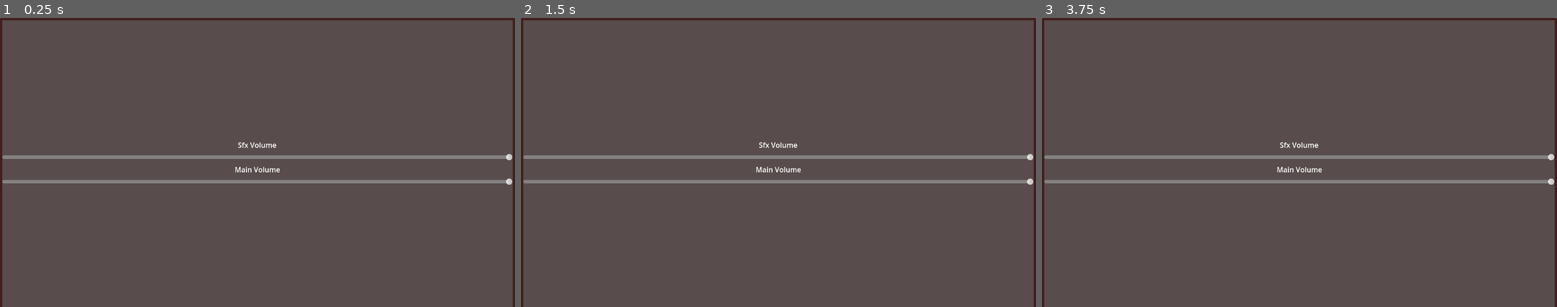
Above: before the commit, frames 1-3 (left to right).
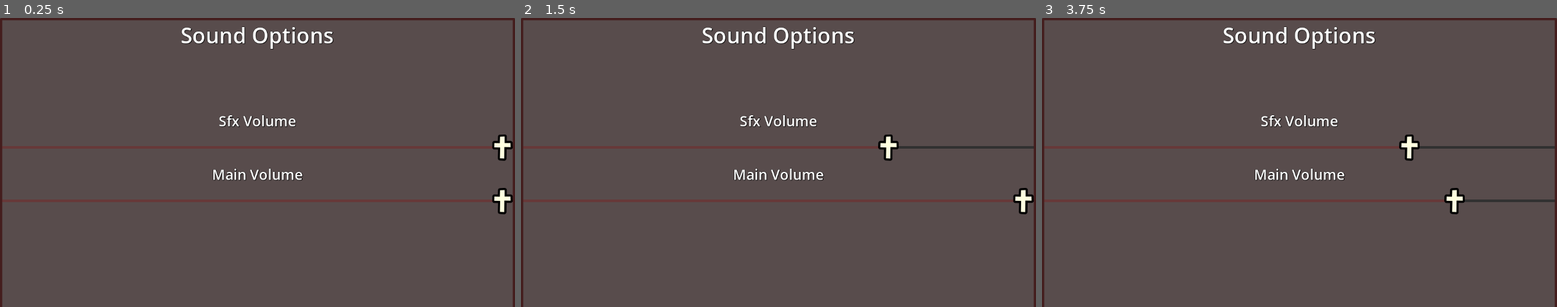
Above: after the commit, the same moments.

Repository: Jerrylikesgreen/-la-Santa-Compa-a
Game: Godot game, scene res://Scenes/sound_options.tscn
Two runs of this game, one before a commit and one after it. Both use one fixed random seed, a clock stepped at 60 frames per second and the inputs below. The project has no main scene, so this scene is started directly.
Inputs (mouse positions are in pixels of both pictures, inside the frame that each line leads up to):
- Up to frame 1 (0.25 s): no input
- Up to frame 2 (1.5 s): tap Enter at 0.5 s; move the mouse to (891, 148) at 0.52 s; hold D (Right) 0.53-1.28 s; click (891, 148) at 0.6 s; tap Space at 1.25 s; move the mouse to (675, 176) at 1.27 s; hold S (Down) from 1.28 s (still down); click (675, 176) at 1.35 s
- Up to frame 3 (3.75 s): tap Enter at 2, 3.5 s; move the mouse to (1351, 98) at 2.02 s; release S (Down) at 2.03 s; hold D (Right) 2.03-2.78 s; click (1351, 98) at 2.1 s; tap Space at 2.75 s; move the mouse to (1273, 220) at 2.77 s; hold W (Up) 2.78-3.53 s; click (1273, 220) at 2.85 s; move the mouse to (1454, 205) at 3.52 s; hold A (Left) from 3.53 s (still down); click (1454, 205) at 3.6 s

The runs differ from the first frame. In frame 1, 4.4% of the frame differs, in the area x 0-100%, y 2-68%; in frame 2, 4.6%; in frame 3, 4.8%.

Commit message:
Add label themes and update sound options UI
Introduced new LabelSettings resources for header and sound option labels. Updated sound_options_theme.tres to enhance HSlider styling and added icon resources. Modified sound_options.tscn to apply new label themes and added a header label for improved UI consistency.

Diff:
--- /dev/null
+++ b/Resources/header.tres
@@ -0,0 +1,8 @@
+[gd_resource type="LabelSettings" format=3 uid="uid://bk2q64u07euvr"]
+
+[resource]
+font_size = 48
+outline_size = 2
+outline_color = Color(0, 0, 0, 1)
+shadow_size = 2
+shadow_color = Color(0, 0, 0, 0.67058825)
--- /dev/null
+++ b/Resources/sound_options_lable_theme.tres
@@ -0,0 +1,8 @@
+[gd_resource type="LabelSettings" format=3 uid="uid://dw1x0b0lj8b32"]
+
+[resource]
+font_size = 32
+outline_size = 2
+outline_color = Color(0, 0, 0, 1)
+shadow_size = 2
+shadow_color = Color(0, 0, 0, 0.67058825)
--- a/Resources/sound_options_theme.tres
+++ b/Resources/sound_options_theme.tres
@@ -1,4 +1,6 @@
-[gd_resource type="Theme" load_steps=8 format=3 uid="uid://cfxplfmm37w83"]
+[gd_resource type="Theme" load_steps=12 format=3 uid="uid://cfxplfmm37w83"]
+
+[ext_resource type="Texture2D" uid="uid://dn3scpw51q8ah" path="res://icon.svg" id="1_58681"]
 
 [sub_resource type="StyleBoxFlat" id="StyleBoxFlat_fshqk"]
 bg_color = Color(0.36, 0.2988, 0.2988, 0.78431374)
@@ -67,6 +69,20 @@
 expand_margin_right = 3.0
 expand_margin_bottom = 3.0
 
+[sub_resource type="StyleBoxFlat" id="StyleBoxFlat_toamj"]
+bg_color = Color(0.40392157, 0.22352941, 0.22352941, 1)
+
+[sub_resource type="StyleBoxFlat" id="StyleBoxFlat_58681"]
+bg_color = Color(0.40392157, 0.22352941, 0.22352941, 1)
+
+[sub_resource type="StyleBoxFlat" id="StyleBoxFlat_atwua"]
+bg_color = Color(0.19076231, 0.19076234, 0.19076222, 1)
+border_width_left = 3
+border_width_top = 3
+border_width_right = 3
+border_width_bottom = 3
+border_color = Color(0.19215687, 0.19215687, 0.19215687, 1)
+
 [sub_resource type="StyleBoxFlat" id="StyleBoxFlat_tyy7d"]
 bg_color = Color(0.40392157, 0.22352941, 0.22352941, 0.78431374)
 border_width_left = 3
@@ -103,6 +119,11 @@
 Button/styles/normal = SubResource("StyleBoxFlat_u6b74")
 Button/styles/pressed = SubResource("StyleBoxFlat_i2tia")
 HBoxContainer/constants/separation = 10
+HSlider/icons/grabber = ExtResource("1_58681")
+HSlider/icons/grabber_highlight = ExtResource("1_58681")
+HSlider/styles/grabber_area = SubResource("StyleBoxFlat_toamj")
+HSlider/styles/grabber_area_highlight = SubResource("StyleBoxFlat_58681")
+HSlider/styles/slider = SubResource("StyleBoxFlat_atwua")
 Panel/styles/panel = SubResource("StyleBoxFlat_tyy7d")
 PanelContainer/styles/panel = SubResource("StyleBoxFlat_lxn2k")
 RichTextLabel/styles/background = null
--- a/Scenes/sound_options.tscn
+++ b/Scenes/sound_options.tscn
@@ -1,7 +1,9 @@
-[gd_scene load_steps=3 format=3 uid="uid://64x64138l86m"]
+[gd_scene load_steps=5 format=3 uid="uid://64x64138l86m"]
 
 [ext_resource type="Theme" uid="uid://cfxplfmm37w83" path="res://Resources/sound_options_theme.tres" id="1_yem1f"]
 [ext_resource type="Script" uid="uid://crmuoruf33eai" path="res://Scripts/sound_options.gd" id="1_yhd3f"]
+[ext_resource type="LabelSettings" uid="uid://dw1x0b0lj8b32" path="res://Resources/sound_options_lable_theme.tres" id="3_t03xw"]
+[ext_resource type="LabelSettings" uid="uid://bk2q64u07euvr" path="res://Resources/header.tres" id="4_ti1qn"]
 
 [node name="SoundOptions" type="CanvasLayer"]
 script = ExtResource("1_yhd3f")
@@ -22,6 +24,7 @@
 layout_mode = 2
 size_flags_horizontal = 4
 text = "Sfx Volume"
+label_settings = ExtResource("3_t03xw")
 
 [node name="SfxVolumeSlider" type="HSlider" parent="PanelContainer/VBoxContainer"]
 unique_name_in_owner = true
@@ -35,6 +38,7 @@
 layout_mode = 2
 size_flags_horizontal = 4
 text = "Main Volume"
+label_settings = ExtResource("3_t03xw")
 
 [node name="MainVolumeSlider" type="HSlider" parent="PanelContainer/VBoxContainer"]
 unique_name_in_owner = true
@@ -43,3 +47,10 @@
 max_value = 0.0
 step = 0.5
 value = -10.0
+
+[node name="Label" type="Label" parent="PanelContainer"]
+layout_mode = 2
+size_flags_horizontal = 4
+size_flags_vertical = 0
+text = "Sound Options"
+label_settings = ExtResource("4_ti1qn")
